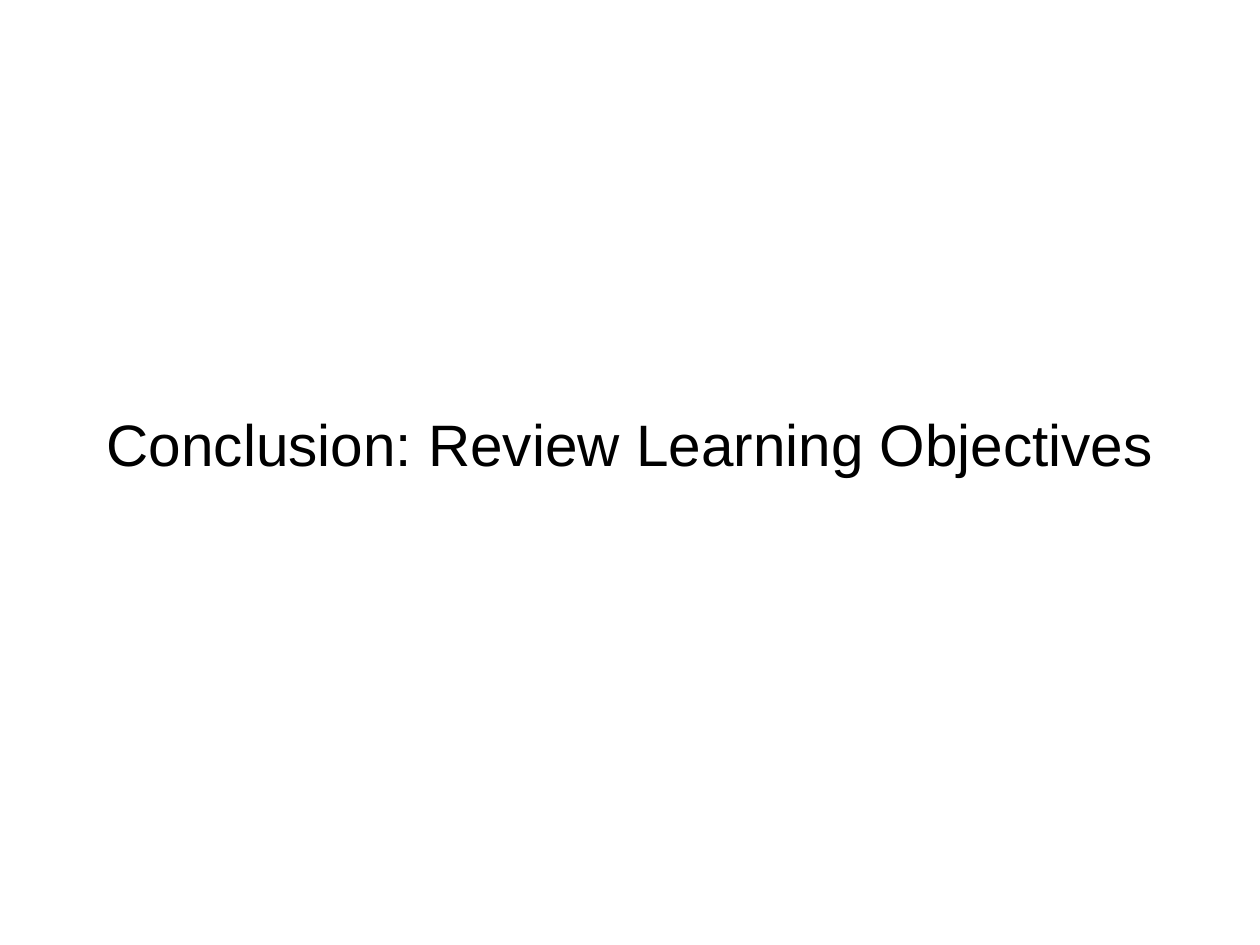
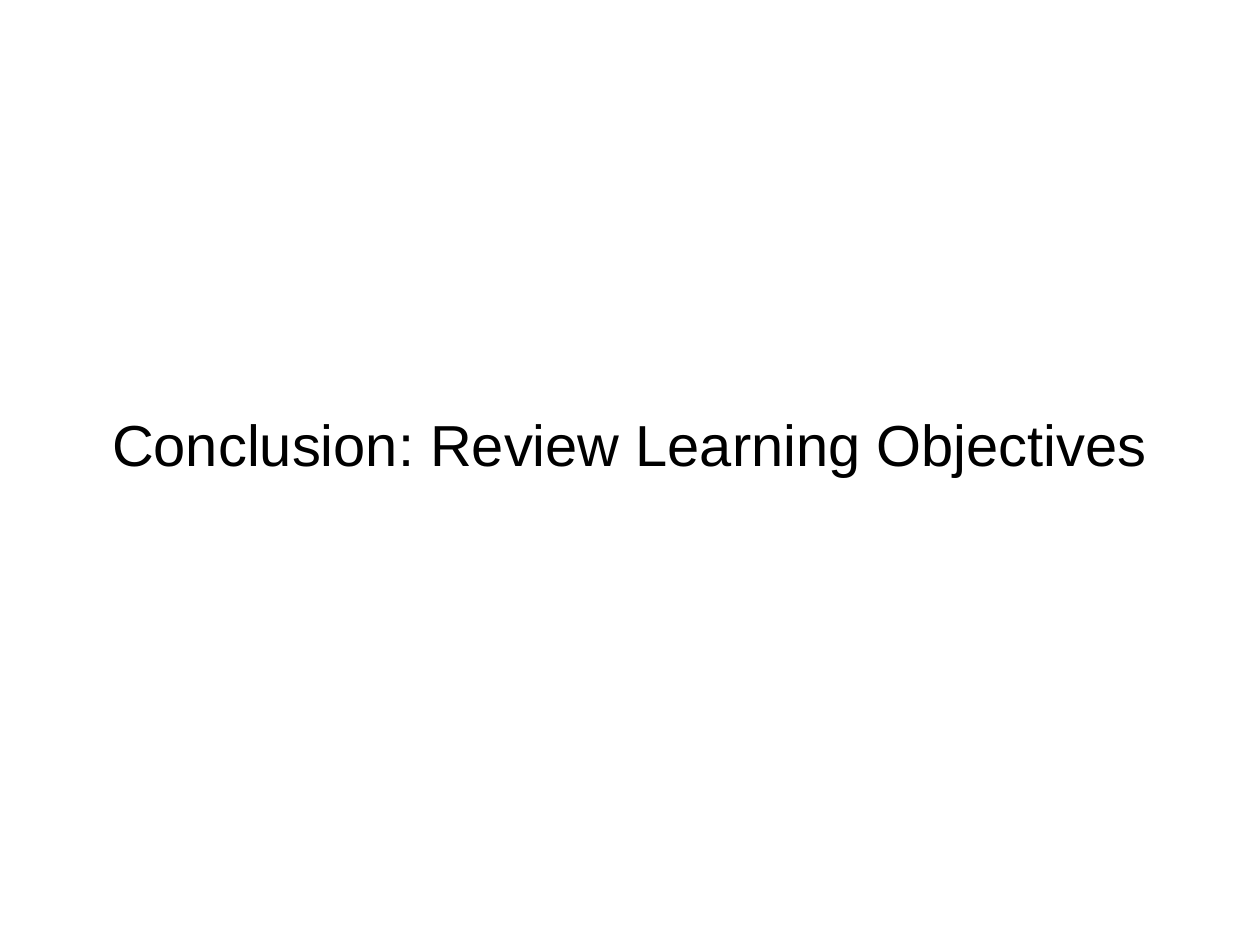
Before and after one commit to rogersjeffreyl/caraza-harter-com, a slide deck: slide 125 of tyler/meena/cs220/s20/materials/lec_23_S20.pptx (slide 121 before the commit). Drawn at 1260x945 pixels with LibreOffice and Linux fonts; fonts in the diff are those of the drawing. Boxes give left, top, right and bottom in pixels: in the first picture for what was removed or moved away, otherwise in the second. Text is boxed around its words. In the diff, an @@ line names an element or a change of style, - is before the commit and + after.

```diff
--- a/tyler/meena/cs220/s20/materials/lec_23_S20.pptx
+++ b/tyler/meena/cs220/s20/materials/lec_23_S20.pptx
@@ title "Conclusion: Review Learning Objectives" at (112, 424, 1147, 477): size 47.5 to 47 pt @@
```
Also in this commit, not shown: 99 other slides changed, 9 slides added, 5 slides removed, 1 other file.
